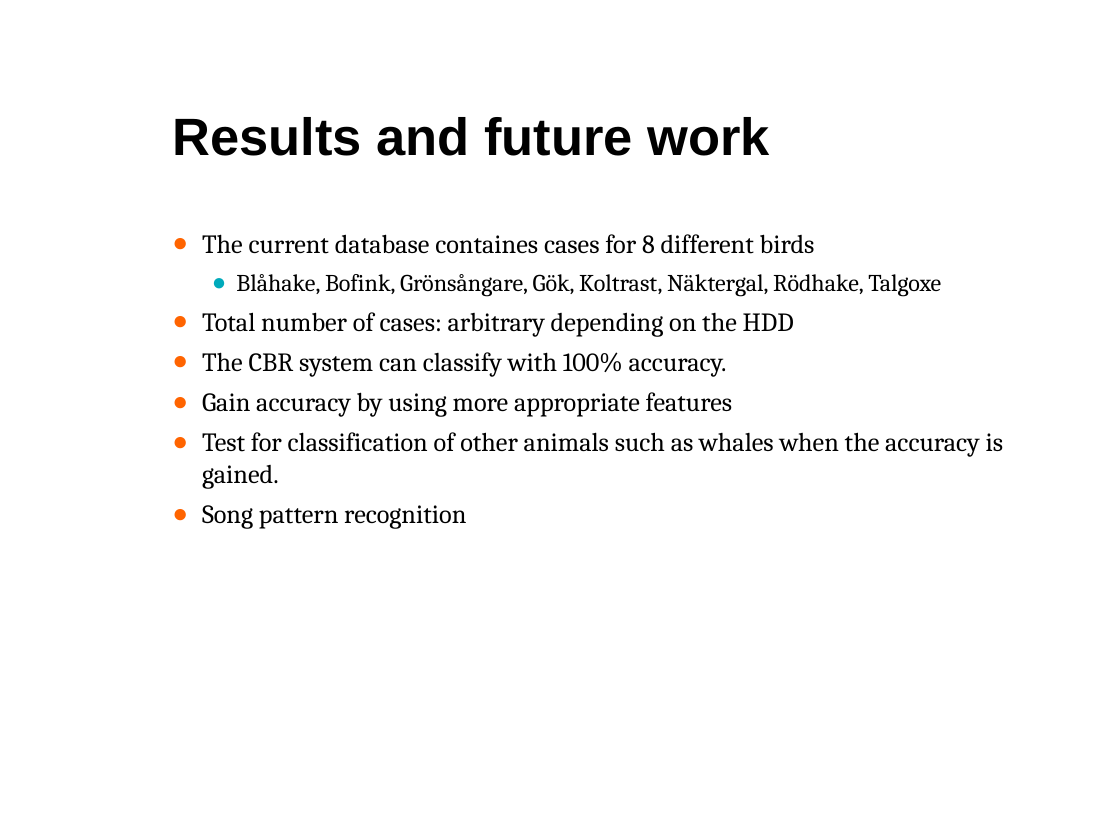
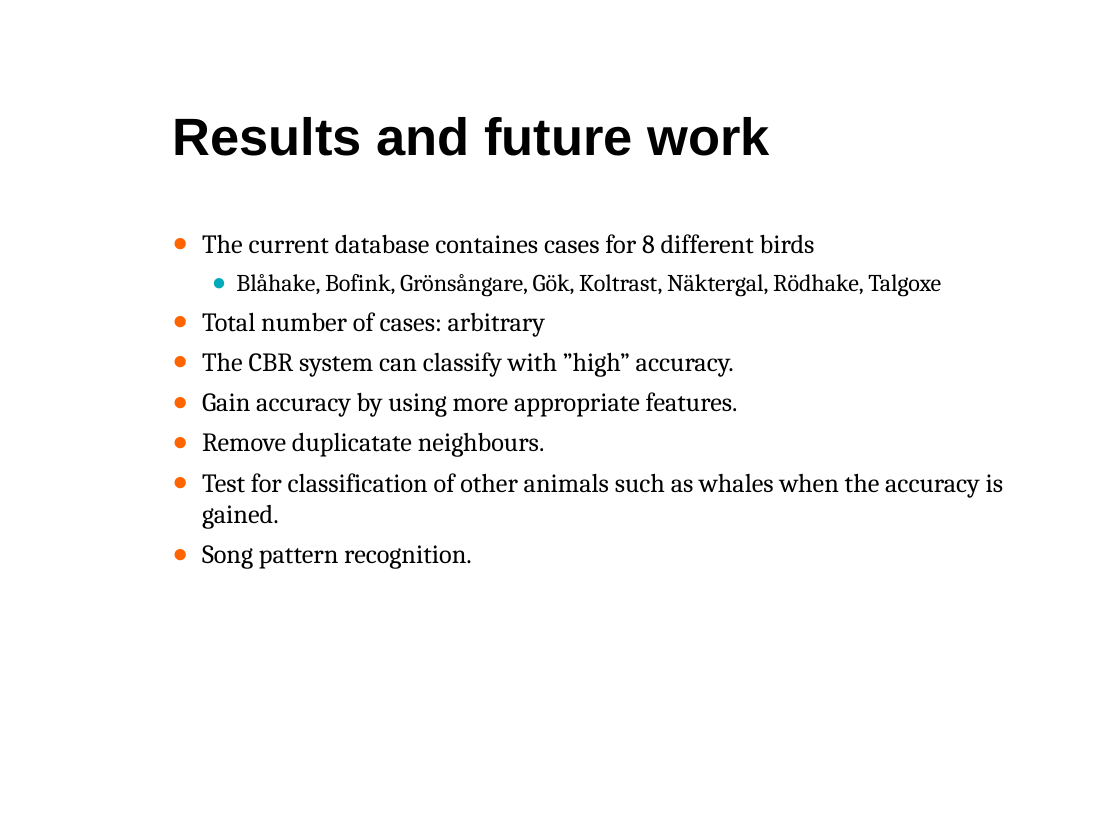
Before and after one commit to ada/case-based-reasoning, a slide deck: slide 13 of report/presentation.pptx. Drawn at 1120x840 pixels with LibreOffice and Linux fonts; fonts in the diff are those of the drawing; background and template pictures are left out. Boxes give left, top, right and bottom in pixels: in the first picture for what was removed or moved away, otherwise in the second. Text is boxed around its words. In the diff, an @@ line names an element or a change of style, - is before the commit and + after.

Commit message:
new 2

```diff
--- a/report/presentation.pptx
+++ b/report/presentation.pptx
@@ text at bbox=[202, 312, 738, 457]: text changed @@
-● Total number of cases: arbitrary depending on the HDD
-● The CBR system can classify with 100% accuracy.
-● Gain accuracy by using more appropriate features
+● Total number of cases: arbitrary
+● The CBR system can classify with ”high” accuracy.
+● Gain accuracy by using more appropriate features.
+● Remove duplicatate neighbours.
@@ text at bbox=[202, 545, 472, 569]: text changed @@
-● Song pattern recognition
+● Song pattern recognition.
```
Also in this commit, not shown: 2 other slides changed, 1 slide removed.
